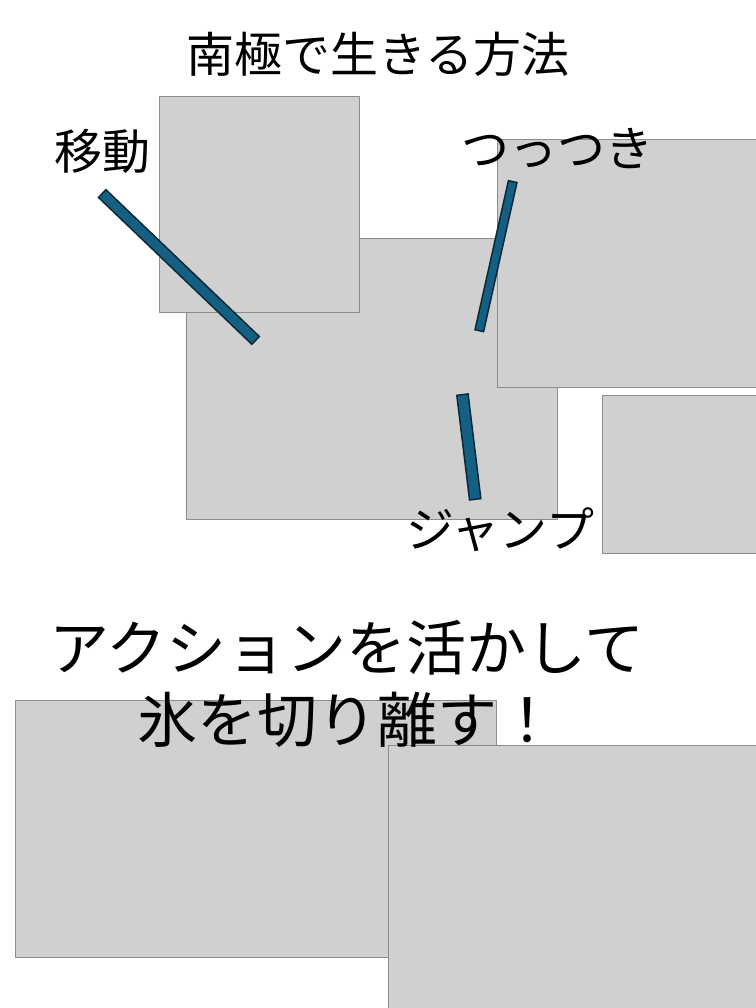
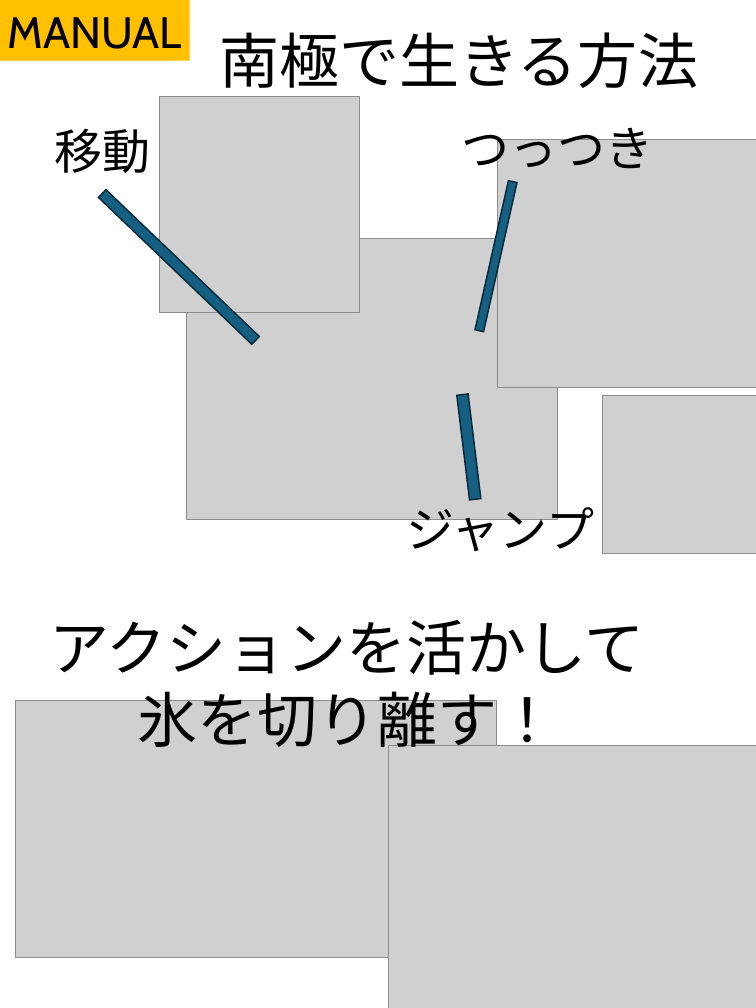
Before and after one commit to RitsukiObara/GraduationTeam, a slide deck: slide 1 of 02_資料/説明書/説明書.pptx. Drawn at 756x1008 pixels with LibreOffice and Linux fonts; fonts in the diff are those of the drawing; grey boxes stand for pictures. Boxes give left, top, right and bottom in pixels: in the first picture for what was removed or moved away, otherwise in the second. Text is boxed around its words. In the diff, an @@ line names an element or a change of style, - is before the commit and + after.

```diff
--- a/02_資料/説明書/説明書.pptx
+++ b/02_資料/説明書/説明書.pptx
@@ rectangle added at [0,0,190,60], fill #FFC000, 44 pt, text #000000 @@
+MANUAL
@@ text "南極で生きる方法": place and size @@
-text "南極で生きる方法" at [186,31,569,76]
+text "南極で生きる方法" at [219,32,698,99]
@@ text "南極で生きる方法" at [219,32,698,99]: size 48 to 60 pt @@
```
Also in this commit, not shown: 1 other slide changed, 16 other files.
